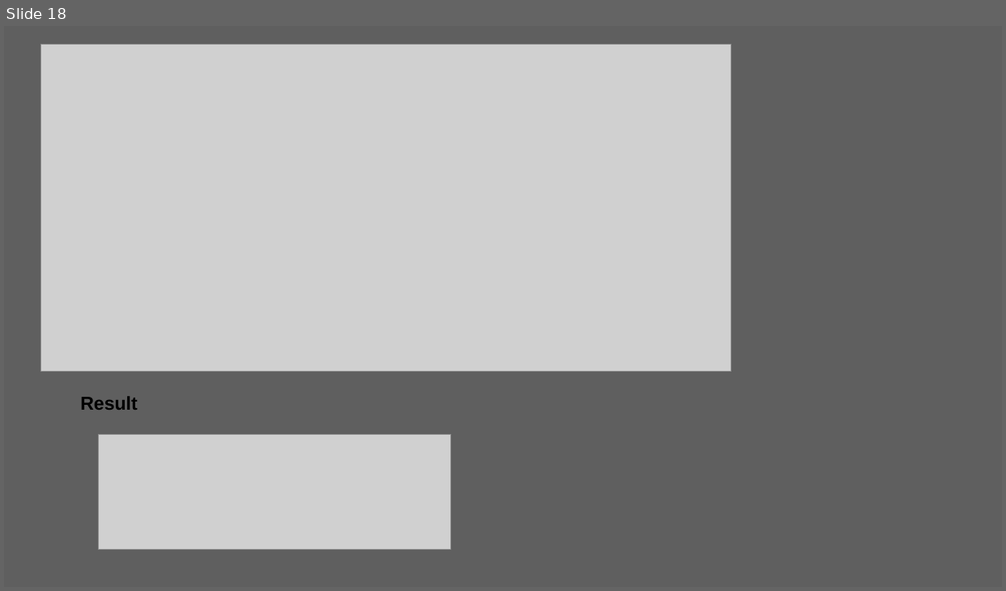
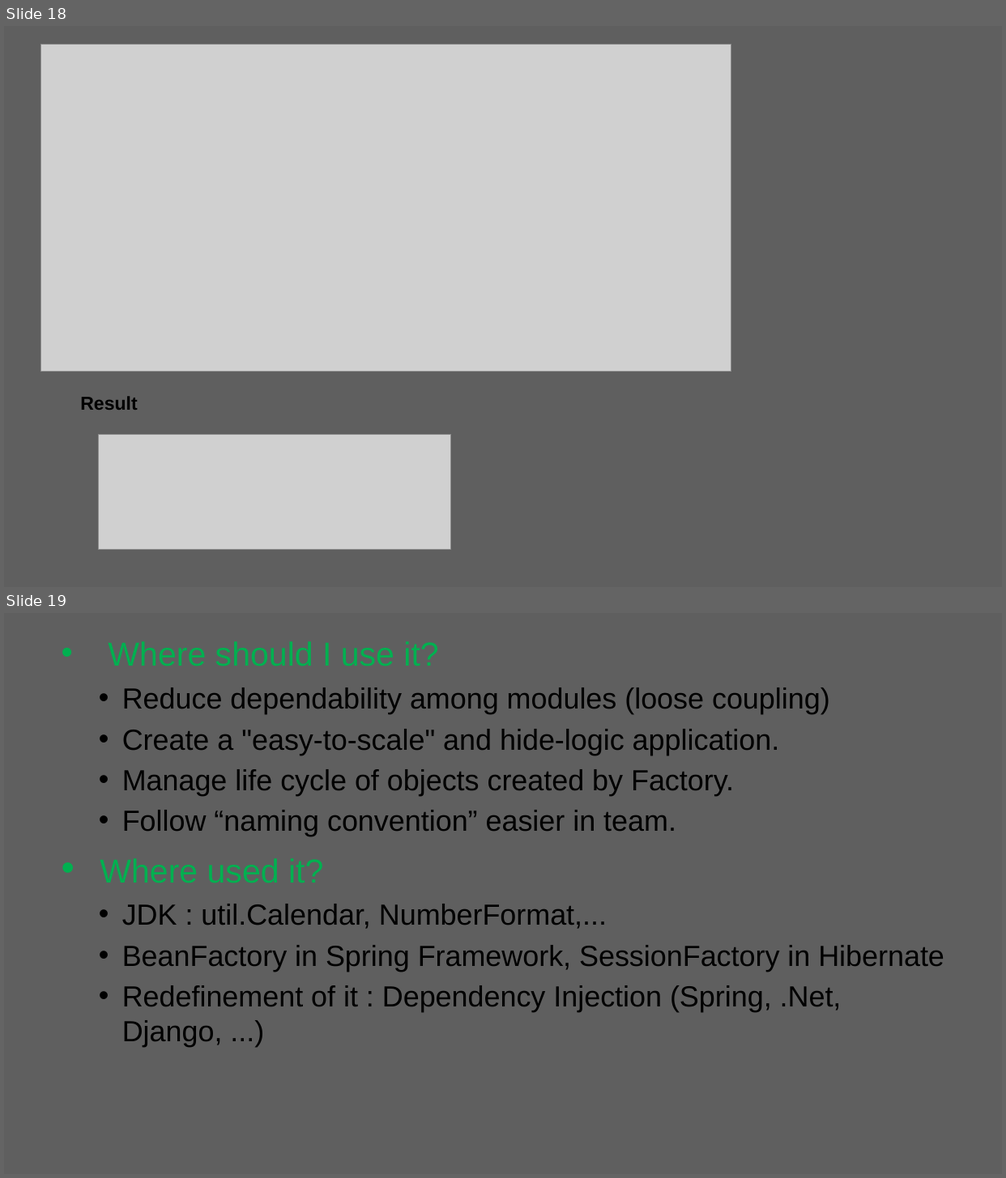
Before and after one commit to duyhelloworld/java-learning, a slide deck: DesignPatterns/slide_Design_Pattern.pptx. Shown one above the other, each under a label of ours: slide 18 before the commit, slides 18 and 19 after it. The pictures are 1006x591 and 1006x1178 pixels, drawn with LibreOffice and Linux fonts; fonts in the diff are those of the drawing; grey boxes stand for pictures; background and template pictures are left out. Boxes give left, top, right and bottom in pixels: in the first picture for what was removed or moved away, otherwise in the second. Text is boxed around its words. In the diff, an @@ line names an element or a change of style, - is before the commit and + after.

```diff
--- a/DesignPatterns/slide_Design_Pattern.pptx
+++ b/DesignPatterns/slide_Design_Pattern.pptx
@@ slide 19 added at (4,613,1002,1174), background picture (left out) @@
@@ text added at (122,688,944,1047), 28 pt, text #000000 @@
+  • Reduce dependability among modules (loose coupling)
+  • Create a "easy-to-scale" and hide-logic application.
+  • Manage life cycle of objects created by Factory.
+  • Follow “naming convention” easier in team.
+• Where used it?
+  • JDK : util.Calendar, NumberFormat,...
+  • BeanFactory in Spring Framework, SessionFactory in Hibernate
+  • Redefinement of it : Dependency Injection (Spring, .Net, Django, ...)
@@ title added at (343,986,358,1007), 32 pt, text #00B050 @@
+• Where should I use it?
```
Also in this commit, not shown: 1 slide changed, 1 other file.
